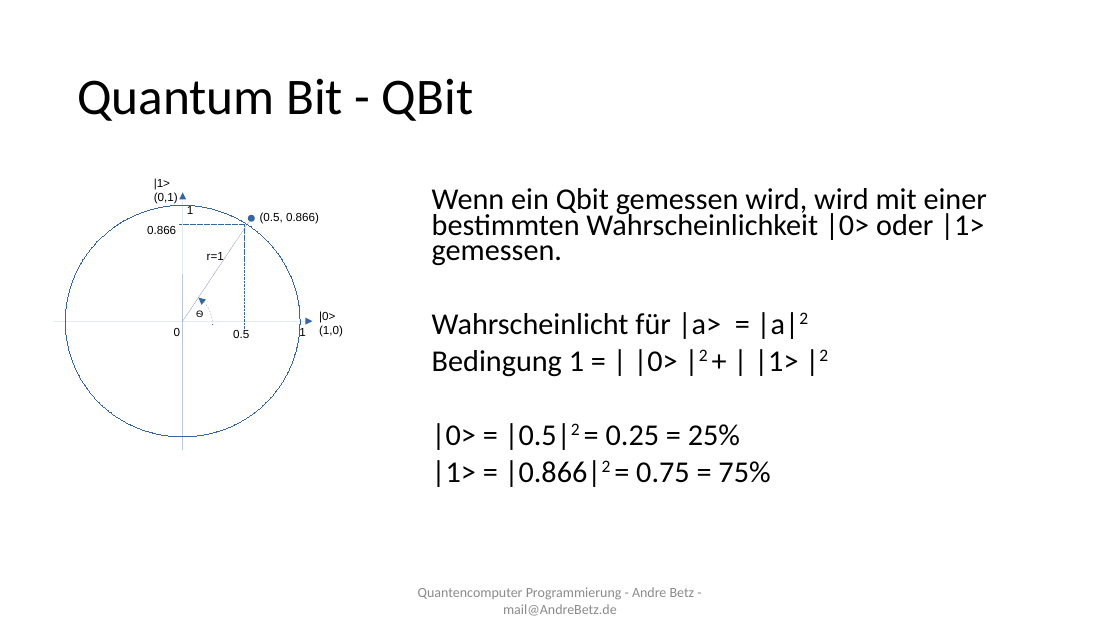
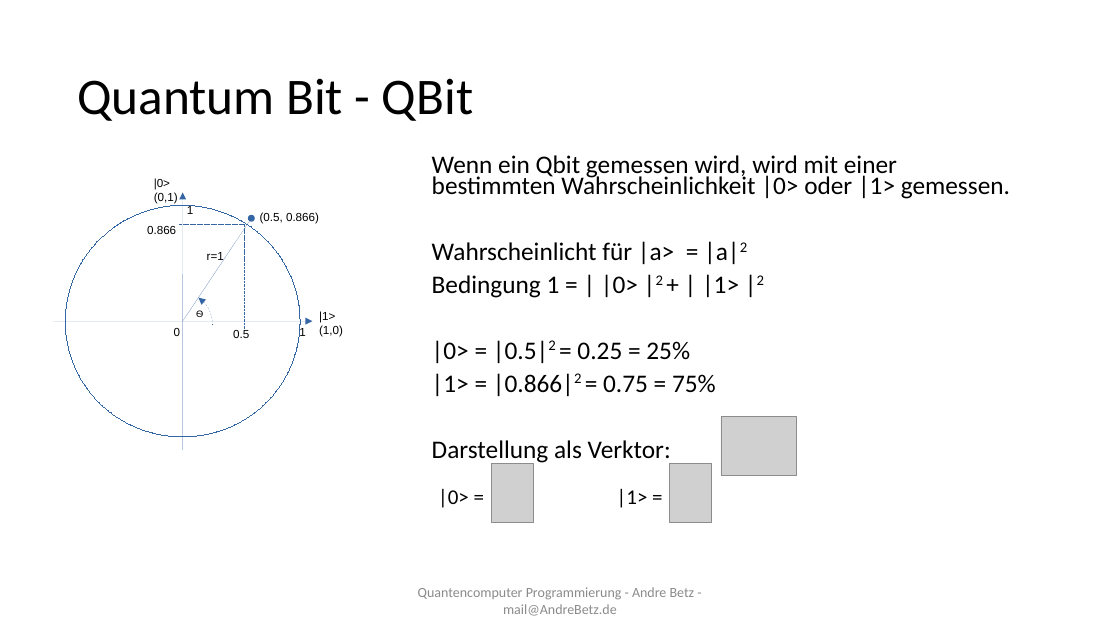
Before and after one commit to sky4walk/documents, a slide deck: slide 8 of QuantencomputerProgramming.odp. Drawn at 1120x630 pixels with LibreOffice and Linux fonts; fonts in the diff are those of the drawing; grey boxes stand for pictures. Boxes give left, top, right and bottom in pixels: in the first picture for what was removed or moved away, otherwise in the second. Text is boxed around its words. In the diff, an @@ line names an element or a change of style, - is before the commit and + after.

```diff
--- a/QuantencomputerProgramming.odp
+++ b/QuantencomputerProgramming.odp
@@ text at (154,178,170,190): text changed @@
-|1>
+|0>
@@ text "Wenn ein Qbit gemessen wird, ...": place and size @@
-text "Wenn ein Qbit gemessen wird, ..." at (432,188,987,487)
+text "Wenn ein Qbit gemessen wird, ..." at (432,155,1010,464)
@@ text at (432,155,1010,396): size 25.9 to 21.7 pt in "Wenn ein Qbit gemessen wird, wird mit ...", "Wahrscheinlicht für |a> = |a|2", "Bedingung 1 = | |0> |2 + ...", "|0> = |0.5|2 = 0.25 = 25%" and 1 more places @@
@@ text at (319,311,335,322): text changed @@
-|0>
+|1>
@@ picture added at (721,417,797,476) @@
@@ text at (432,440,671,464): paragraph added @@
+Darstellung als Verktor:
@@ picture added at (492,464,534,523) @@
@@ picture added at (670,464,712,523) @@
@@ text added at (438,489,469,508), 18 pt, text #000000 @@
+|0> =
@@ text added at (617,488,648,508), 18 pt, text #000000 @@
+|1> =
```
Also in this commit, not shown: 1 other slide changed, 5 slides added, 1 slide removed, 1 other file.
